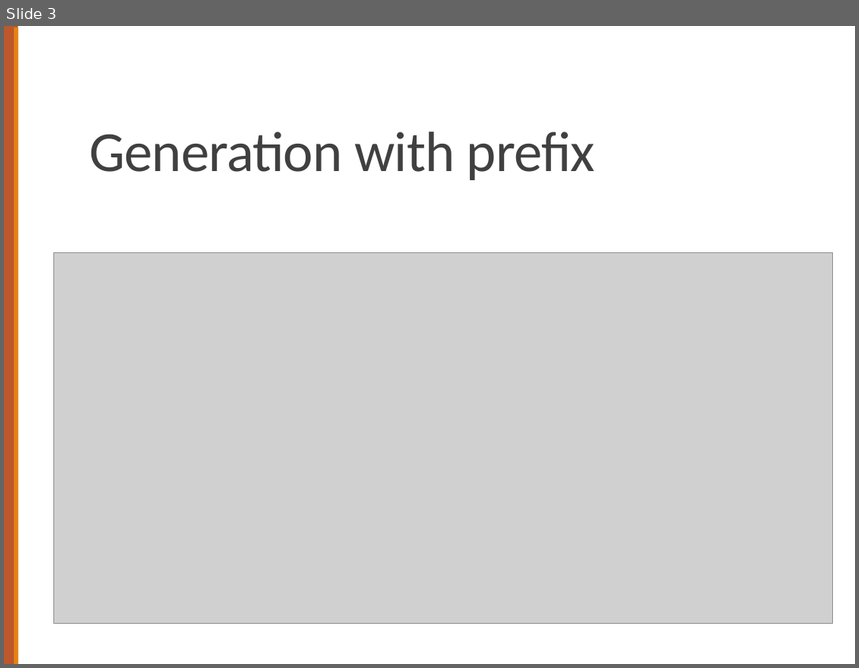
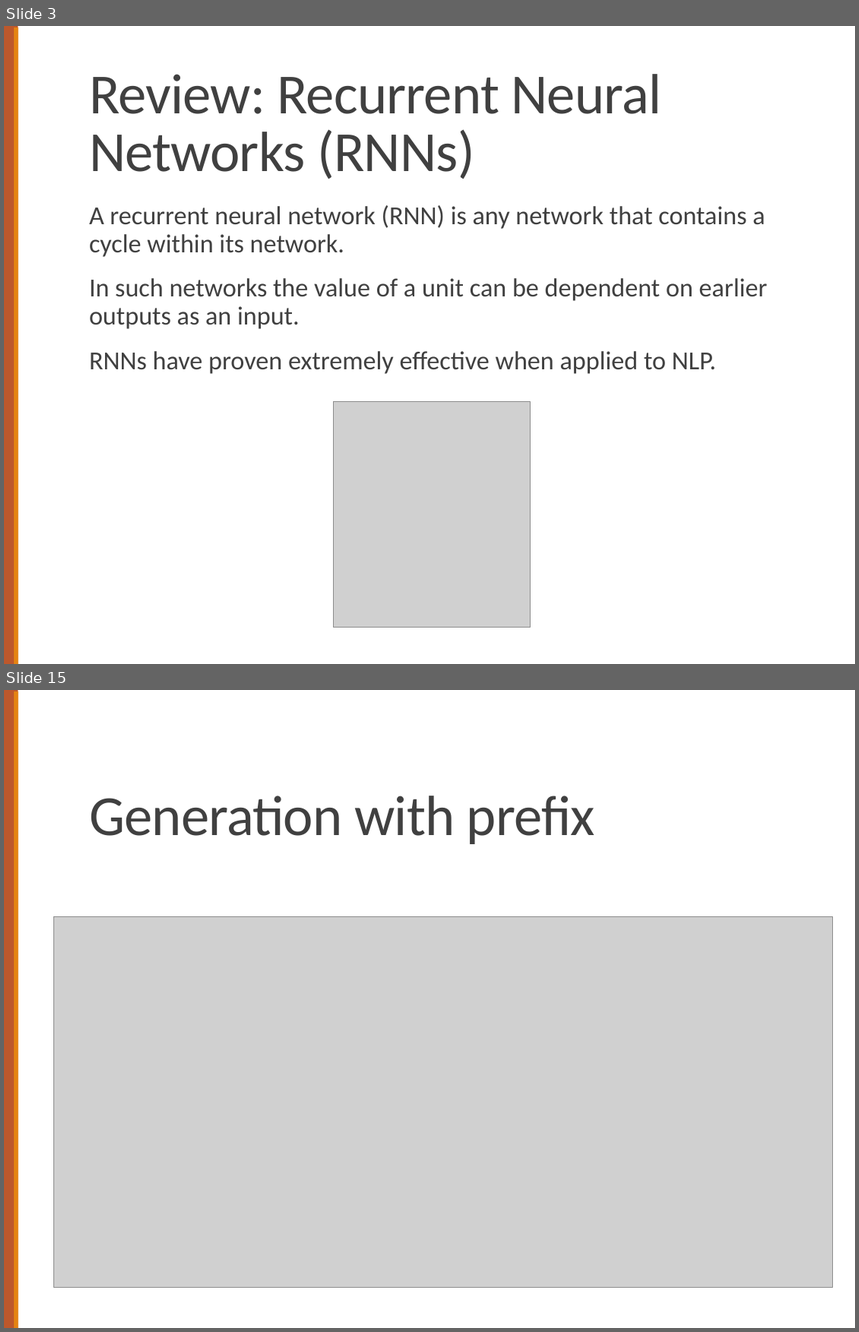
Before and after one commit to computational-linguistics-class/computational-linguistics-class.github.io, a slide deck: slides/18-encoder-decoder-models.pptx. Shown one above the other, each under a label of ours: slide 3 before the commit, slides 3 and 15 after it; the slides between them are not shown. The pictures are 859x668 and 859x1332 pixels, drawn with LibreOffice and Linux fonts; fonts in the diff are those of the drawing; grey boxes stand for pictures. Boxes give left, top, right and bottom in pixels: in the first picture for what was removed or moved away, otherwise in the second. Text is boxed around its words. In the diff, an @@ line names an element or a change of style, - is before the commit and + after.

```diff
--- a/slides/18-encoder-decoder-models.pptx
+++ b/slides/18-encoder-decoder-models.pptx
@@ slide 3 added at box(4, 26, 855, 664), background #FFFFFF; not listed: 2 template elements that a slide beside it also shows @@
@@ title added at box(89, 74, 661, 179), 48 pt, text #404040 @@
+Review: Recurrent Neural Networks (RNNs)
@@ text added at box(89, 205, 768, 374), 22 pt, text #404040 @@
+  A recurrent neural network (RNN) is any network that contains a cycle within its network.
+  In such networks the value of a unit can be dependent on earlier outputs as an input.
+  RNNs have proven extremely effective when applied to NLP.
@@ picture added at box(333, 402, 531, 628) @@
@@ what was slide 3 is now slide 15 @@
```
Also in this commit, not shown: 5 slides changed, 19 other slides added, 2 other files.
